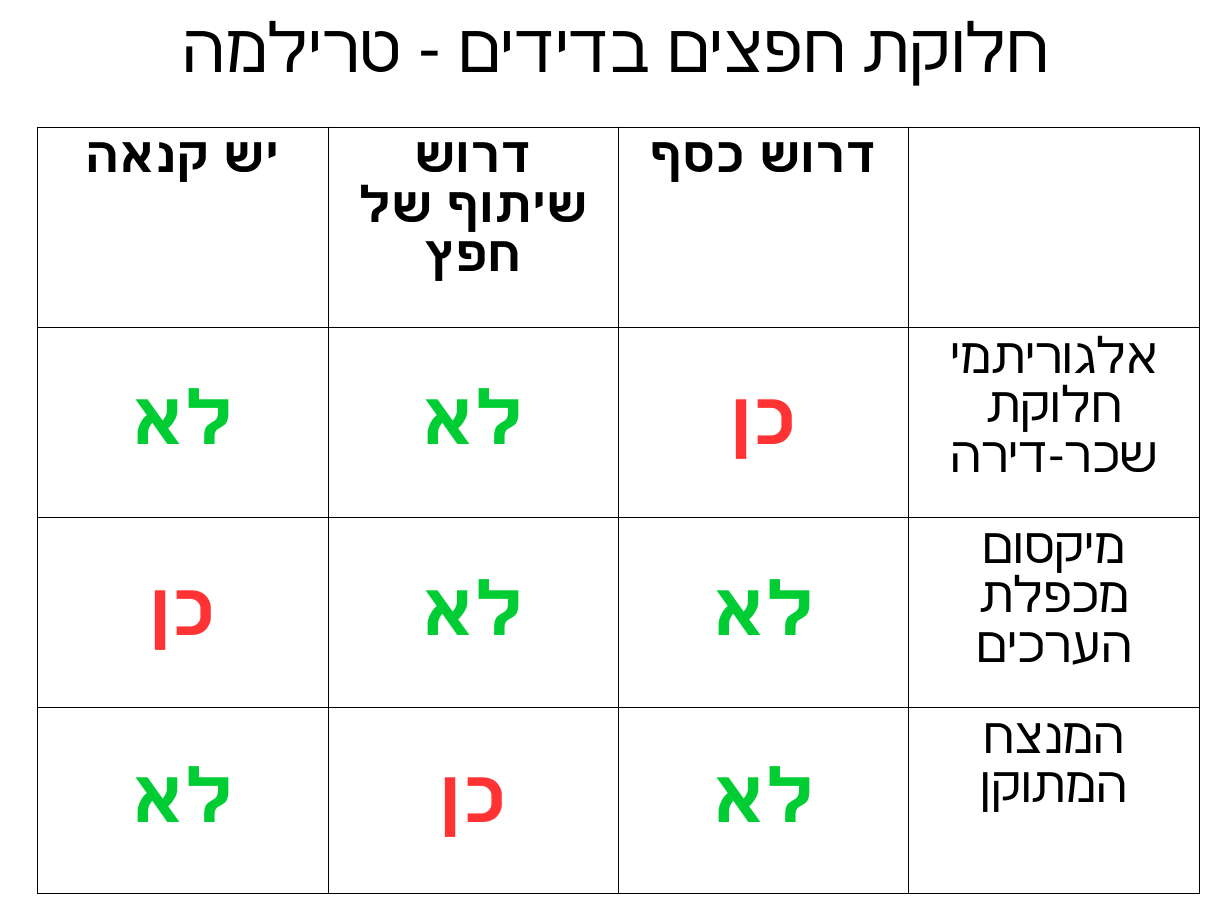
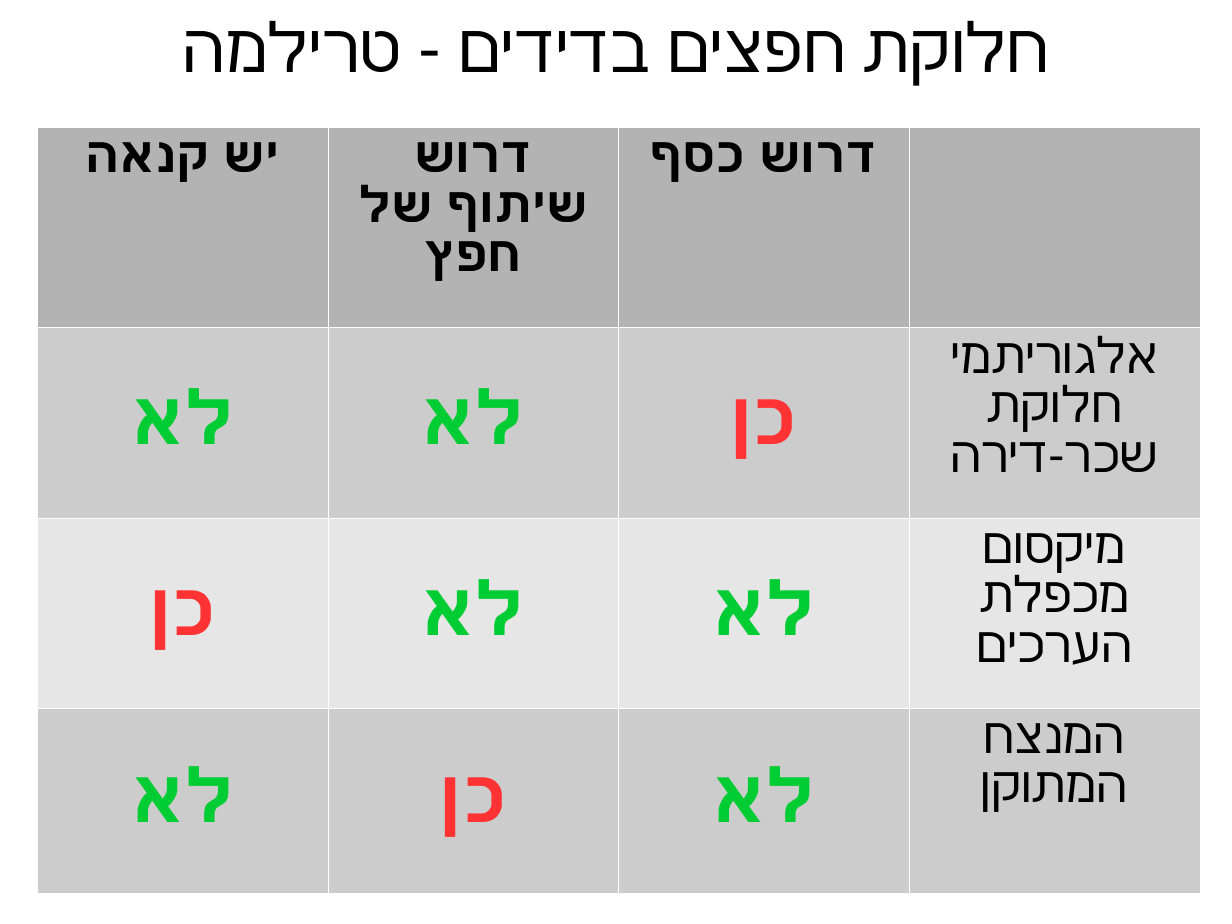
Before and after one commit to erelsgl-at-ariel/algorithms-5781, a slide deck: slide 13 of 04-item-allocation/slides-2-minimize-sharing.odp. Drawn at 1232x924 pixels with LibreOffice and Linux fonts; fonts in the diff are those of the drawing. Boxes give left, top, right and bottom in pixels: in the first picture for what was removed or moved away, otherwise in the second. Text is boxed around its words. In the diff, an @@ line names an element or a change of style, - is before the commit and + after.

```diff
--- a/04-item-allocation/slides-2-minimize-sharing.odp
+++ b/04-item-allocation/slides-2-minimize-sharing.odp
@@ table at [38,127,1201,878] @@
@@ fill none to #B3B3B3 in 3 cells @@
@@ fill none to #CCCCCC in 8 cells @@
@@ fill none to #E6E6E6 in row 3 @@
@@ borders changed @@
```
Also in this commit, not shown: 2 other slides changed, 7 other files.
